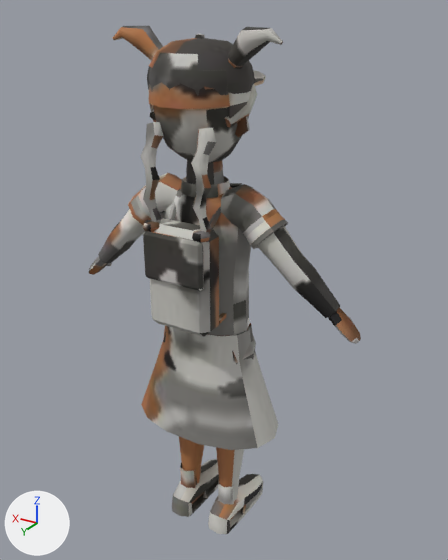
A saved change to the glTF model nostalgia/assets3d/kid_generic.glb.
Both versions are drawn from a camera (50 mm lens) standing at (-4.31, 6.76, 7.55) and looking at (-0.09, -0.27, 4.03). The axes (+X, +Y, +Z) are drawn at lower left. The lights are the same throughout. The picture after the commit comes second. Vertices at exactly the same position are counted once.

Names of what the first picture shows: 'kid_generic'.
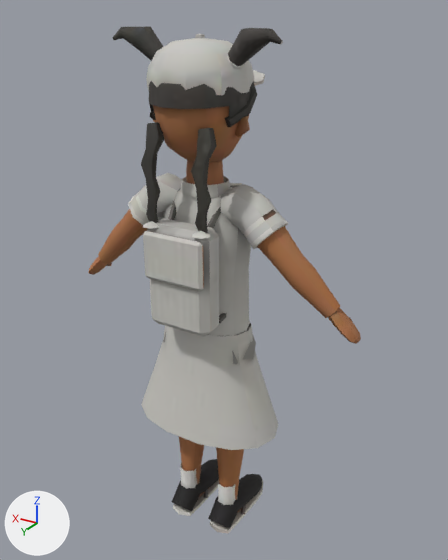
Boxes (x1, y1, x2, y2) around the edits, measured in the pictures (448 x 560 px; the box of a moved part takes in the faces that stretch with it):
part 1 of me_kid_generic, moved or reshaped
    before: (113, 26, 283, 242)
    after: (113, 26, 283, 233)
part 2 of me_kid_generic, moved or reshaped
    before: (172, 470, 249, 534)
    after: (172, 470, 249, 529)
part 3 of me_kid_generic, surface changed
    both: (88, 26, 361, 532)

The change, as a list of edits to the scene's bpy script:
```text
Change me_kid_generic:
    used by ob_kid_generic; location = (0.0, 0.0, 0.0)
    remove me_kid_generic.from_pydata(...)  # 2271 vertices, 4156 faces; spans x -2.23..2.23, y -0.98..0.88, z 0.0..7.41
    add me_kid_generic.from_pydata(...)  # 2165 vertices, 3946 faces; spans x -2.23..2.23, y -0.98..0.88, z 0.0..7.4
    me_kid_generic part 1: 84 vertices moved from x -1.17..1.17, y -0.87..0.7, z 6.66..7.41 to x -1.17..1.17, y -0.9..0.76, z 6.66..7.4; 207 vertices removed from x -1.17..1.16, y -0.92..0.84, z 4.95..7.36; 115 vertices added at x -1.17..1.16, y -0.49..0.8, z 4.95..7.33
    me_kid_generic part 2: 16 vertices moved from x -0.55..0.49, y 0.08..0.39, z 0.13..0.53 to x -0.55..0.49, y 0.04..0.41, z 0.13..0.53; 24 vertices removed from x -0.54..0.56, y 0.22..0.46, z 0.02..0.34; 10 vertices added at x -0.54..0.56, y 0.25..0.43, z 0.01..0.23
    me_kid_generic part 3: 3553 kept faces spanning x -2.23..2.23, y -0.98..0.88, z 0.0..7.4 get new texture (UV) coordinates
```
